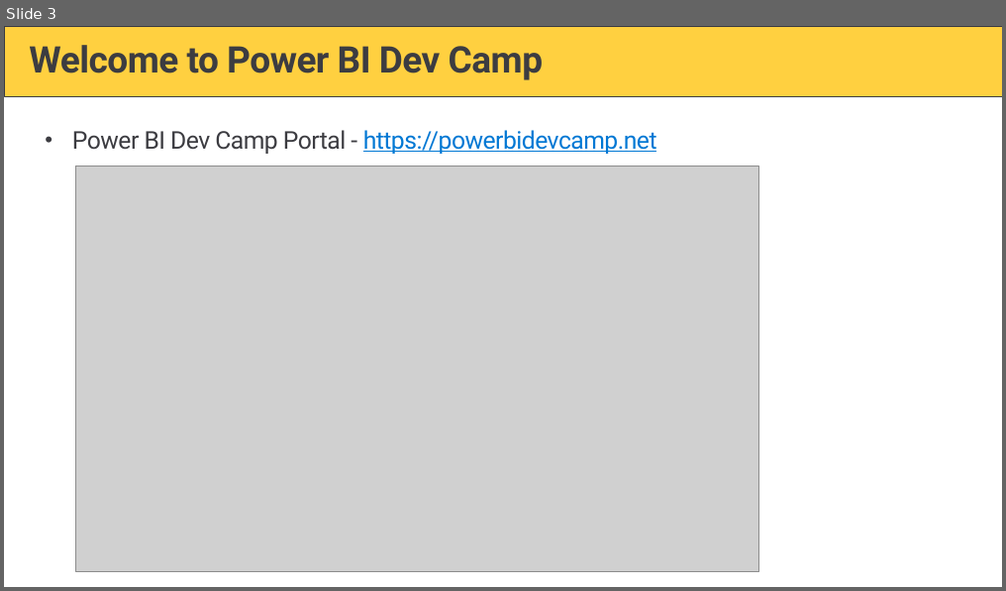
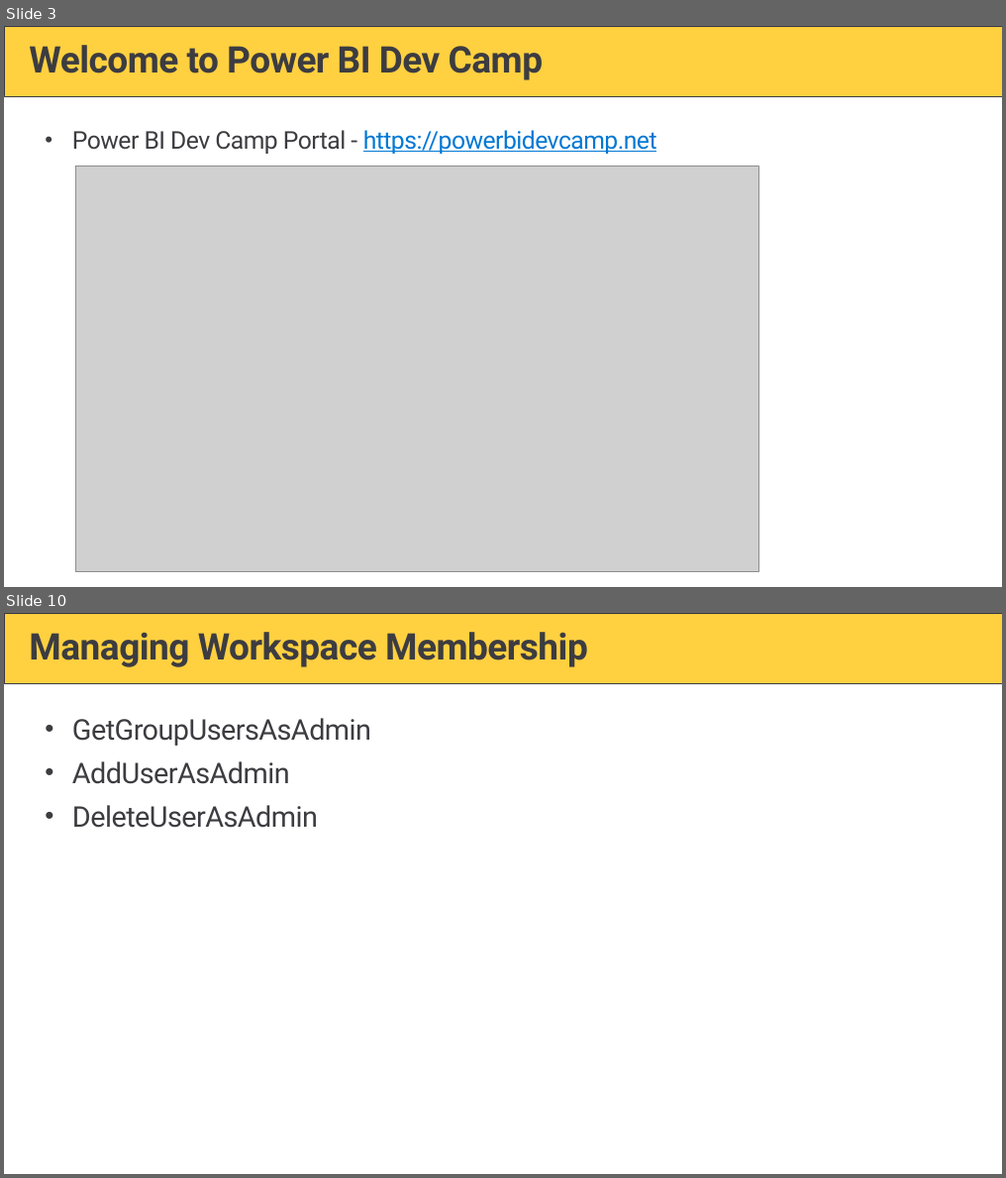
Before and after one commit to PowerBiDevCamp/Camp-Sessions, a slide deck: Session 19 - Managing Power BI using the Power BI Admin APIs.pptx. Shown one above the other, each under a label of ours: slide 3 before the commit, slides 3 and 10 after it; the slides between them are not shown. The pictures are 1006x591 and 1006x1178 pixels, drawn with LibreOffice and Linux fonts; fonts in the diff are those of the drawing; grey boxes stand for pictures; background and template pictures are left out. Boxes give left, top, right and bottom in pixels: in the first picture for what was removed or moved away, otherwise in the second. Text is boxed around its words. In the diff, an @@ line names an element or a change of style, - is before the commit and + after.

```diff
--- a/Session 19 - Managing Power BI using the Power BI Admin APIs.pptx
+++ b/Session 19 - Managing Power BI using the Power BI Admin APIs.pptx
@@ slide 10 added at [4,613,1002,1174], background #FFFFFF; not listed: 1 template element that a slide beside it also shows @@
@@ title added at [29,632,588,667], 36 pt, text #3C3C41, bold @@
+Managing Workspace Membership
@@ text added at [72,718,371,828], 28 pt, text #3C3C41 @@
+• GetGroupUsersAsAdmin
+• AddUserAsAdmin
+• DeleteUserAsAdmin
```
Also in this commit, not shown: 2 slides changed, 29 other slides added.
